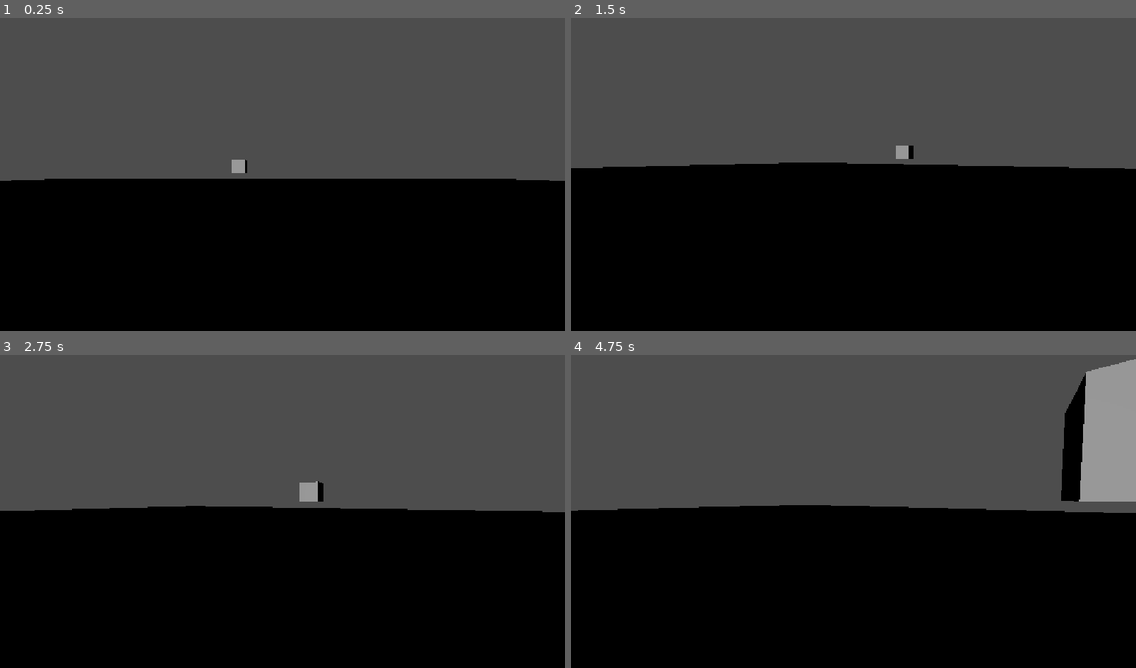
Above: before the commit, frames 1-4 (two rows, left to right).
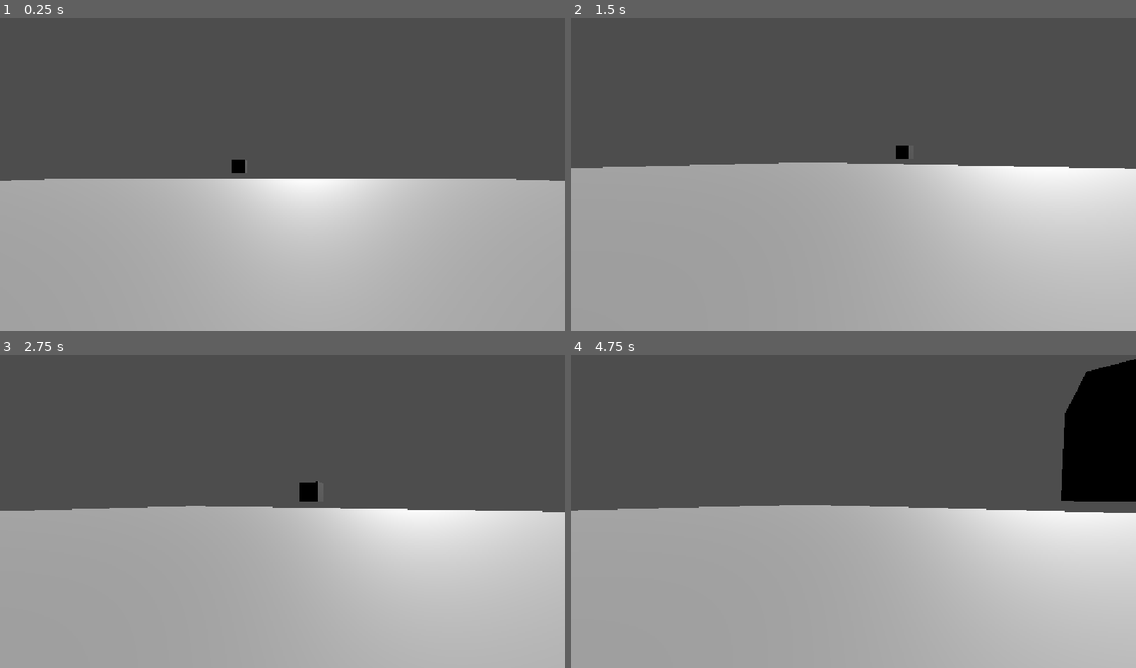
Above: after the commit, the same moments.

Repository: Punahou-CS-Ke-Kilohana/hawaiian-history101
Game: Godot game, scene res://node_3d.tscn
Same seed, same stepped clock (60 frames per second), same inputs: the game is played once before the commit and once after it.
Inputs (mouse positions are in pixels of both pictures, inside the frame that each line leads up to):
- Up to frame 1 (0.25 s): no input
- Up to frame 2 (1.5 s): tap Enter (ui_accept) at 0.5, 0.77 s; move the mouse to (977, 155) at 0.52 s; hold Right (ui_right) 0.53-1.28 s; tap Tab (sprint) at 0.6 s; click (977, 155) at 0.67 s; move the mouse to (825, 174) at 1.27 s; hold Up (ui_up) from 1.28 s (still down); tap Delete (freefly) at 1.35 s
- Up to frame 3 (2.75 s): keep holding Up (ui_up); tap Enter (ui_accept) at 1.52 s; tap Tab (sprint) at 1.55, 2.1 s; move the mouse to (293, 505) at 2.02 s
- Up to frame 4 (4.75 s): keep holding Up (ui_up); tap Enter (ui_accept) at 2.75, 3.02, 3.77, 4.52 s; move the mouse to (847, 514) at 2.77 s; tap Tab (sprint) at 2.85, 3.8, 4.35 s; click (847, 514) at 2.92 s; move the mouse to (893, 514) at 3.52 s; tap Delete (freefly) at 3.6 s; move the mouse to (808, 505) at 4.27 s

The runs differ from the first frame. In frame 1, 49% of the frame differs, in the area x 0-100%, y 45-100%; in frame 2, 53%; in frame 3, 51%; in frame 4, 55%, in the area x 0-100%, y 1-100%.

Commit message:
added day night cycle
lets figure out how long this cycle should be. set the irl time for the cycle to 20 min

Diff:
--- /dev/null
+++ b/lighting.gd
@@ -0,0 +1,18 @@
+extends DirectionalLight3D
+
+@export var rotation_speed: float
+@export var day_length_min: float = 20.0 ## change to how long a day is
+# Called when the node enters the scene tree for the first time.
+func _ready() -> void:
+	## convert into sec
+	var sec = day_length_min * 60
+
+	## speed of day, TAU is godots built in constant for 2 * PI
+	rotation_speed= TAU / sec
+	pass # Replace with function body.
+
+
+# Called every frame. 'delta' is the elapsed time since the previous frame.
+func _process(delta: float) -> void:
+	rotate_x(rotation_speed * delta)
+	pass
--- a/node_3d.tscn
+++ b/node_3d.tscn
@@ -1,26 +1,14 @@
 [gd_scene format=3 uid="uid://cubt32ki7h6bh"]
 
+[ext_resource type="Script" uid="uid://c0nyahvv5njd2" path="res://lighting.gd" id="1_noarx"]
 [ext_resource type="PackedScene" uid="uid://bs72ogkvdd7d6" path="res://addons/proto_controller/proto_controller.tscn" id="2_noarx"]
 
 [sub_resource type="SphereShape3D" id="SphereShape3D_3pots"]
 radius = 1.0
 
-[sub_resource type="CapsuleMesh" id="CapsuleMesh_3pots"]
-
-[sub_resource type="CapsuleShape3D" id="CapsuleShape3D_3pots"]
-
 [sub_resource type="PlaneMesh" id="PlaneMesh_3pots"]
 
 [sub_resource type="WorldBoundaryShape3D" id="WorldBoundaryShape3D_3pots"]
-
-[sub_resource type="SphereShape3D" id="SphereShape3D_5pks6"]
-
-[sub_resource type="SphereMesh" id="SphereMesh_3pots"]
-radius = 0.01
-height = 0.01
-
-[sub_resource type="Gradient" id="Gradient_pip2g"]
-colors = PackedColorArray(0, 0, 0, 1, 1, 1, 0, 1)
 
 [sub_resource type="BoxMesh" id="BoxMesh_3pots"]
 
@@ -28,18 +16,6 @@
 
 [node name="CollisionShape3D" type="CollisionShape3D" parent="." unique_id=2064452305]
 shape = SubResource("SphereShape3D_3pots")
-
-[node name="MeshInstance3D" type="MeshInstance3D" parent="." unique_id=263565698]
-transform = Transform3D(1, 0, 0, 0, 1, 0, 0, 0, 1, 0, 1, 0)
-visible = false
-mesh = SubResource("CapsuleMesh_3pots")
-
-[node name="CharacterBody3D" type="CharacterBody3D" parent="MeshInstance3D" unique_id=897215602]
-visible = false
-
-[node name="Collider" type="CollisionShape3D" parent="MeshInstance3D/CharacterBody3D" unique_id=846721735]
-visible = false
-shape = SubResource("CapsuleShape3D_3pots")
 
 [node name="MeshInstance3D2" type="MeshInstance3D" parent="." unique_id=177191347]
 transform = Transform3D(56.327213, 0, 0, 0, 1, 0, 0, 0, 53.38954, 0, -0.22799563, 0)
@@ -58,24 +34,9 @@
 linear_accel_max = 7.25
 
 [node name="DirectionalLight3D" type="DirectionalLight3D" parent="." unique_id=2045898032]
-transform = Transform3D(1, 0, 0, 0, 1, 0, 0, 0, 1, -5, 0, 0)
-
-[node name="RigidBody3D" type="RigidBody3D" parent="." unique_id=661175475]
-transform = Transform3D(1, 0, 0, 0, 1, 0, 0, 0, 1, 0, 4.3032618, 0)
-
-[node name="CollisionShape3D" type="CollisionShape3D" parent="RigidBody3D" unique_id=806397523]
-shape = SubResource("SphereShape3D_5pks6")
-
-[node name="CPUParticles3D" type="CPUParticles3D" parent="RigidBody3D" unique_id=2041961196]
-transform = Transform3D(1, 0, 0, 0, 1, 0, 0, 0, 1, -0.0419302, 0.61274195, 1.6965001)
-amount = 1000
-mesh = SubResource("SphereMesh_3pots")
-emission_shape = 1
-emission_sphere_radius = 0.2
-gravity = Vector3(0, 5, 0)
-radial_accel_min = -0.57
-radial_accel_max = -0.57
-color_ramp = SubResource("Gradient_pip2g")
+transform = Transform3D(0.9939954, -0.041090805, 0.10141313, -0.09061803, -0.82860434, 0.552452, 0.061330657, -0.55832464, -0.8273525, 0, 11.2680645, 0)
+light_energy = 2.053
+script = ExtResource("1_noarx")
 
 [node name="floor" type="MeshInstance3D" parent="." unique_id=241651414]
 transform = Transform3D(1, 0, 0, 0, 1, 0, 0, 0, 1, -2.9596243, 1.9550514, -15.242327)
@@ -83,5 +44,4 @@
 
 [node name="ProtoController" parent="." unique_id=101856760 instance=ExtResource("2_noarx")]
 transform = Transform3D(1, 0, 0, 0, 1, 0, 0, 0, 1, 0.48688608, 0.044347823, 1.3716967)
-can_sprint = true
 base_speed = 4.0
Not shown, added: lighting.gd.uid
